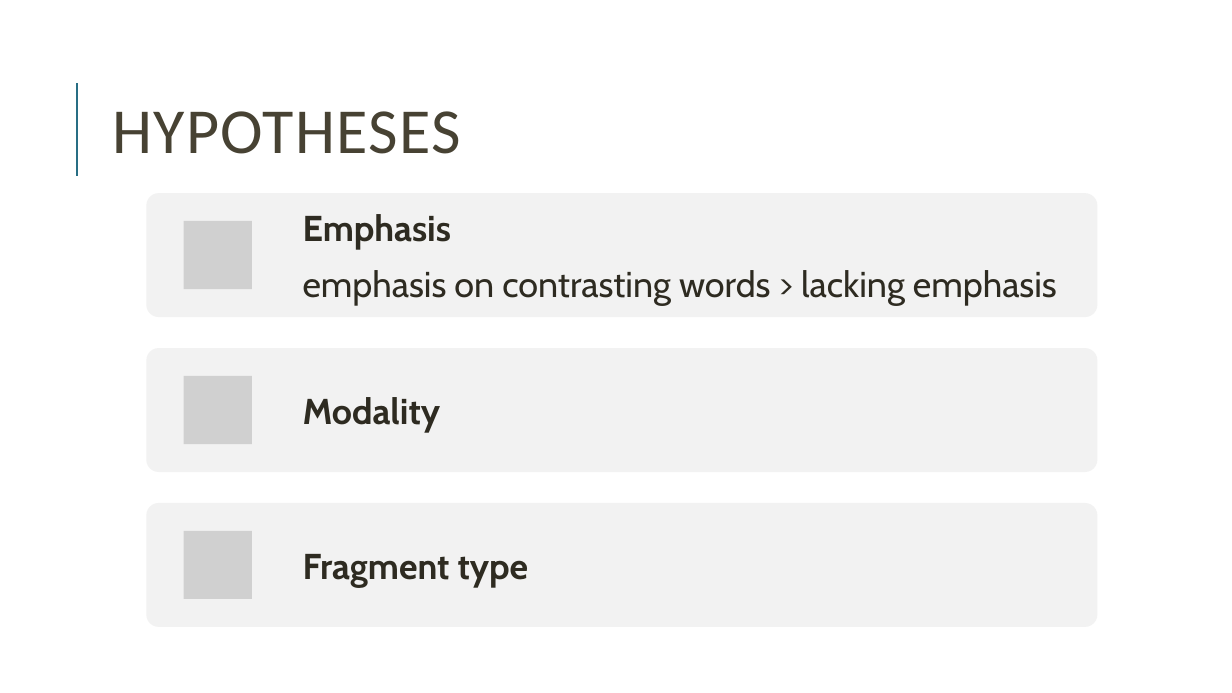
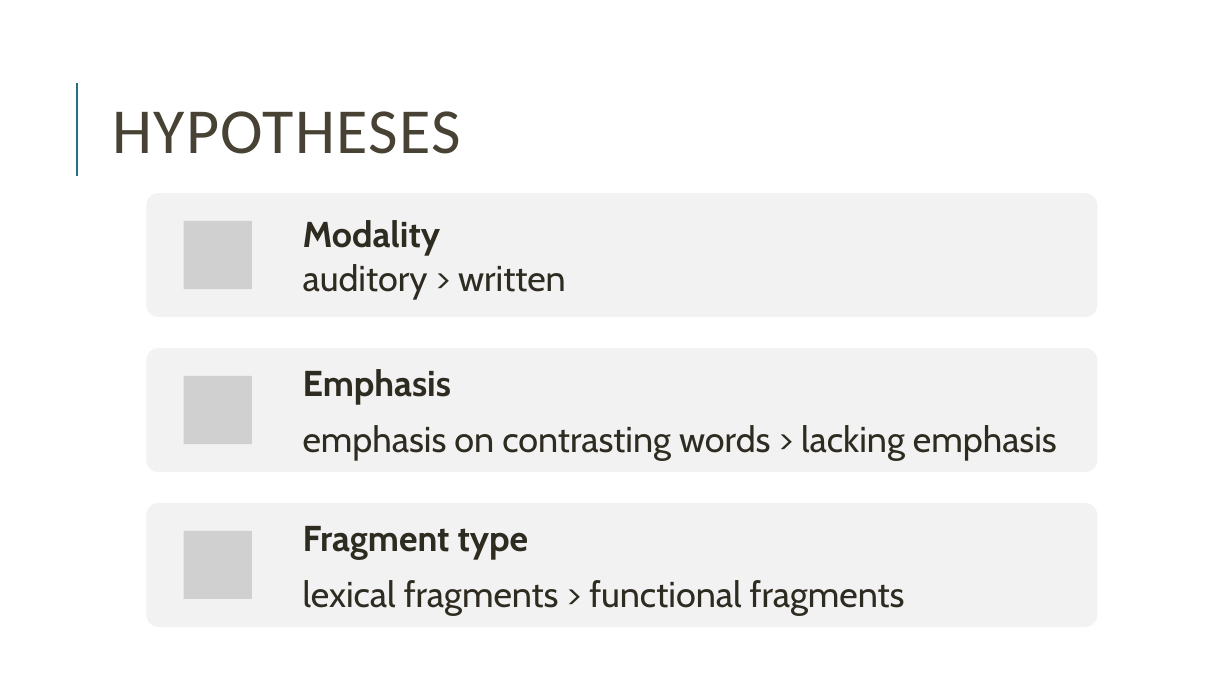
Before and after one commit to miriamschiele/MA, a slide deck: slide 22 of presentation/Miriam Schiele, MA presentation.pptx (slide 16 before the commit). Drawn at 1232x693 pixels with LibreOffice and Linux fonts; fonts in the diff are those of the drawing; grey boxes stand for pictures. Boxes give left, top, right and bottom in pixels: in the first picture for what was removed or moved away, otherwise in the second. Text is boxed around its words. In the diff, an @@ line names an element or a change of style, - is before the commit and + after.

Commit message:
slides added on hypotheses

```diff
--- a/presentation/Miriam Schiele, MA presentation.pptx
+++ b/presentation/Miriam Schiele, MA presentation.pptx
@@ text added at (x1=303, y1=220, x2=566, y2=299), 28 pt, text #2E2B21 @@
+Modality
+auditory > written
@@ text "Emphasis" moved from (x1=303, y1=214, x2=1057, y2=306) to (x1=303, y1=369, x2=1057, y2=461) @@
@@ text removed at (x1=303, y1=397, x2=441, y2=433) @@
-Modality
@@ text at (x1=303, y1=580, x2=905, y2=616): paragraph added @@
+lexical fragments > functional fragments
```
Also in this commit, not shown: 6 other slides changed, 5 slides added, 1 slide removed, 1 other file.
